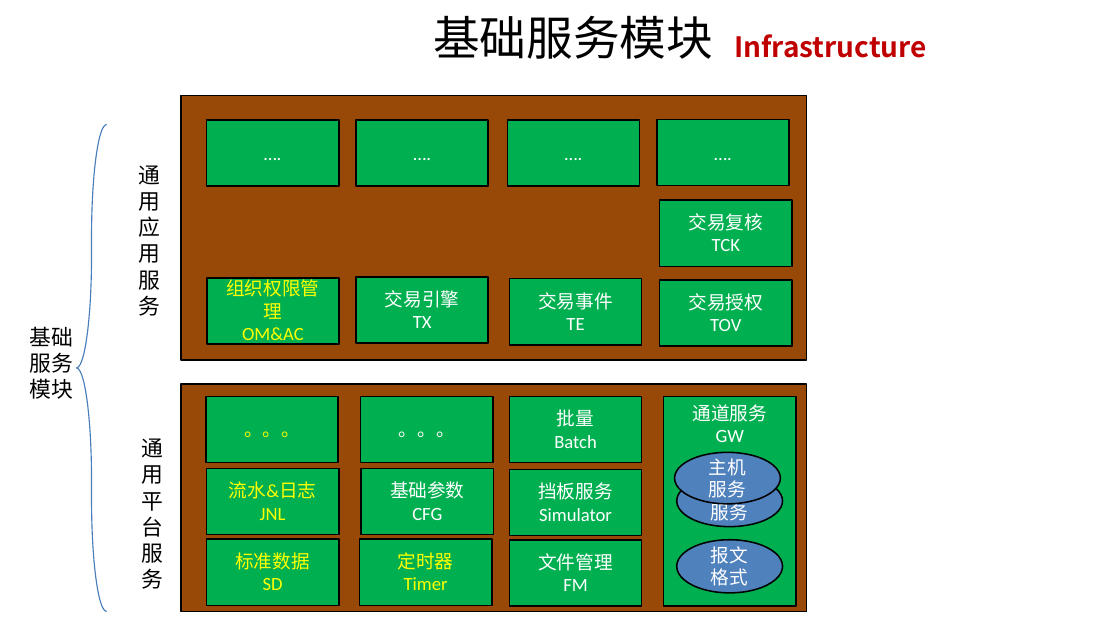
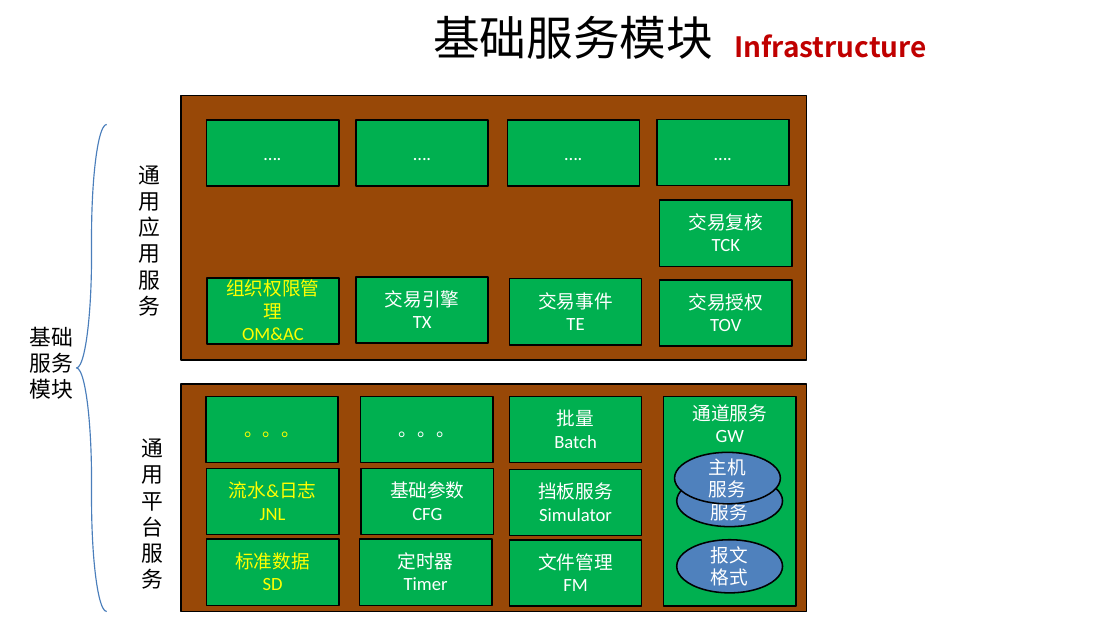
Before and after one commit to shiyunlai/tistools, a slide deck: slide 5 of readme/TIStools.pptx. Drawn at 1120x630 pixels with LibreOffice and Linux fonts; fonts in the diff are those of the drawing. Boxes give left, top, right and bottom in pixels: in the first picture for what was removed or moved away, otherwise in the second. Text is boxed around its words. In the diff, an @@ line names an element or a change of style, - is before the commit and + after.

Commit message:
记录

```diff
--- a/readme/TIStools.pptx
+++ b/readme/TIStools.pptx
@@ rectangle "定时器" at (x1=360, y1=540, x2=492, y2=606): text colour #FFFF00 to #FFFFFF @@
```
